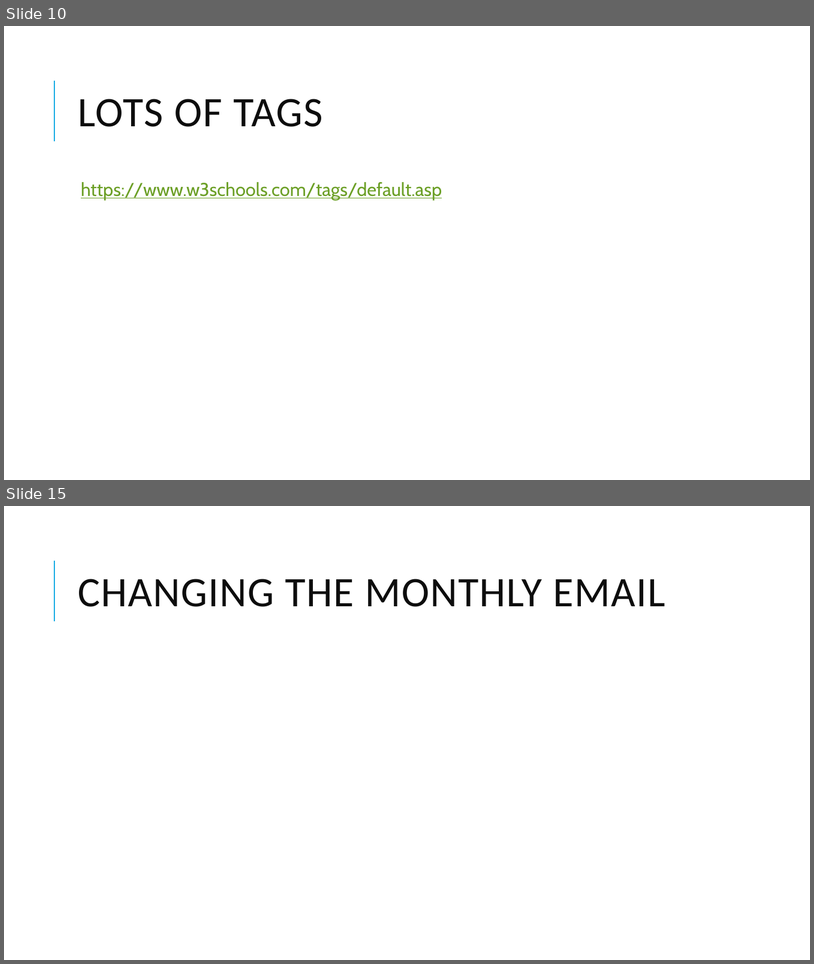
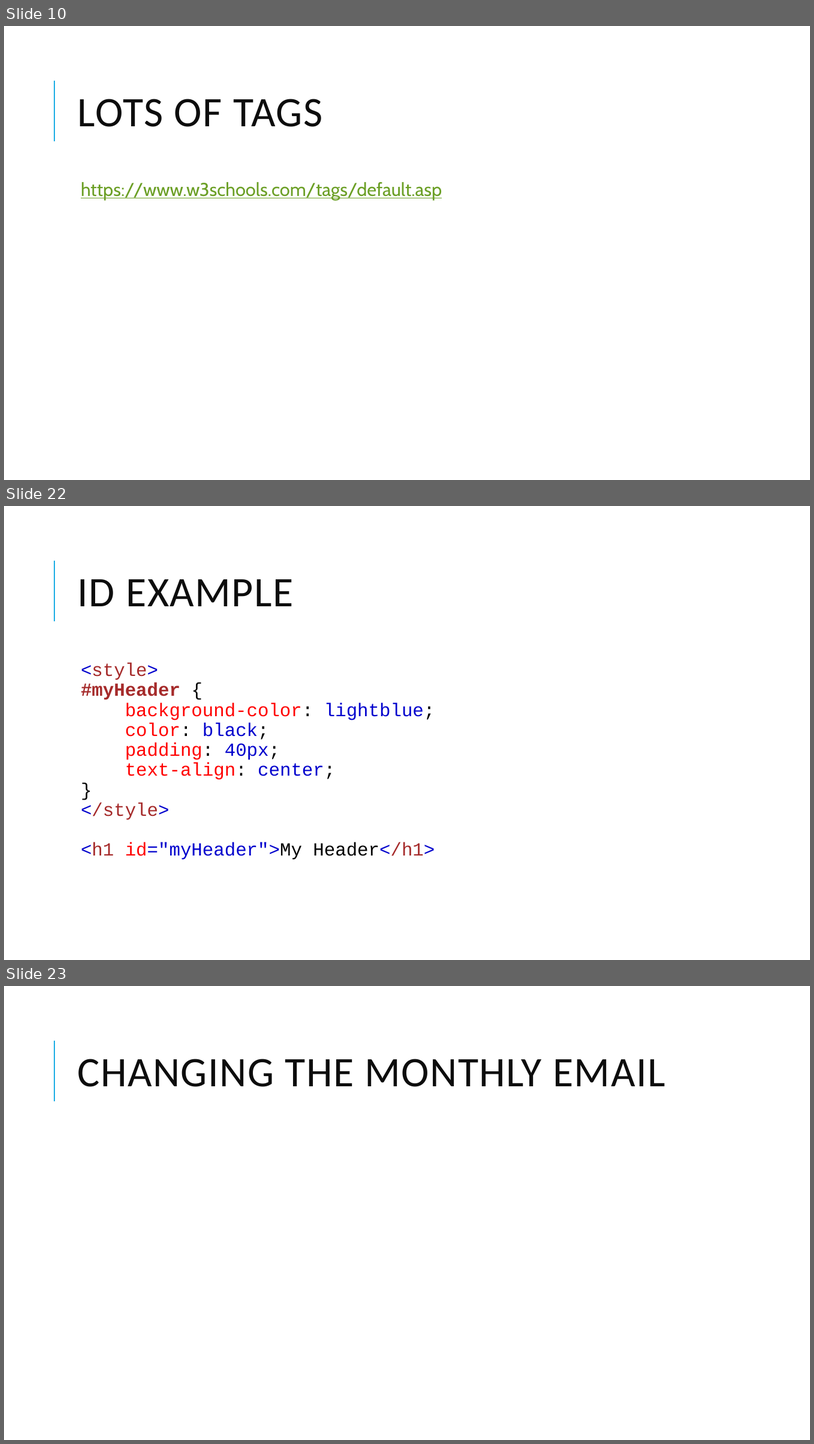
Before and after one commit to Will-Guthrie/HTML-Presentation, a slide deck: HTML and CSS.pptx. Shown one above the other, each under a label of ours: slides 10 and 15 before the commit, slides 10, 22 and 23 after it; the slides between them are not shown. The pictures are 814x964 and 814x1444 pixels, drawn with LibreOffice and Linux fonts; fonts in the diff are those of the drawing. Boxes give left, top, right and bottom in pixels: in the first picture for what was removed or moved away, otherwise in the second. Text is boxed around its words. In the diff, an @@ line names an element or a change of style, - is before the commit and + after.

```diff
--- a/HTML and CSS.pptx
+++ b/HTML and CSS.pptx
@@ slide 22 added at [4, 506, 810, 960], background #FFFFFF; not listed: 1 template element that a slide beside it also shows @@
@@ title added at [78, 579, 294, 606], 50 pt, text #0D0D0D @@
+ID EXAMPLE
@@ text added at [81, 663, 435, 859], 22 pt, text #0000CD @@
+  <style>
+  #myHeader {
+  background-color: lightblue;
+  color: black;
+  padding: 40px;
+  text-align: center;
+  }
+  </style>
+  <h1 id="myHeader">My Header</h1>
@@ what was slide 15 is now slide 23 @@
```
Also in this commit, not shown: 5 slides changed, 9 other slides added, 1 slide removed.
